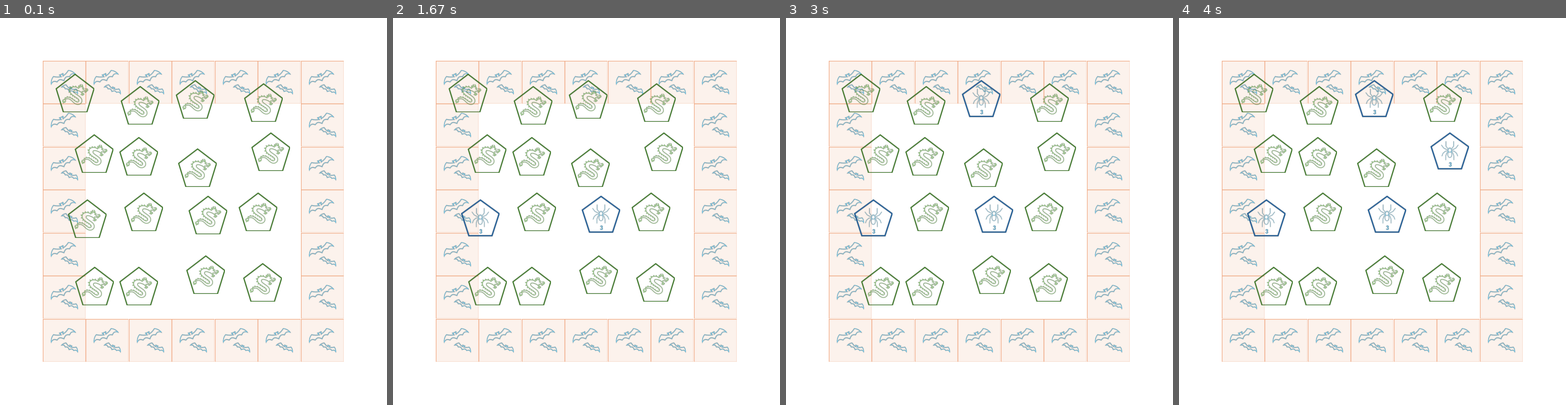
Above: before the commit, frames 1-4 (left to right).
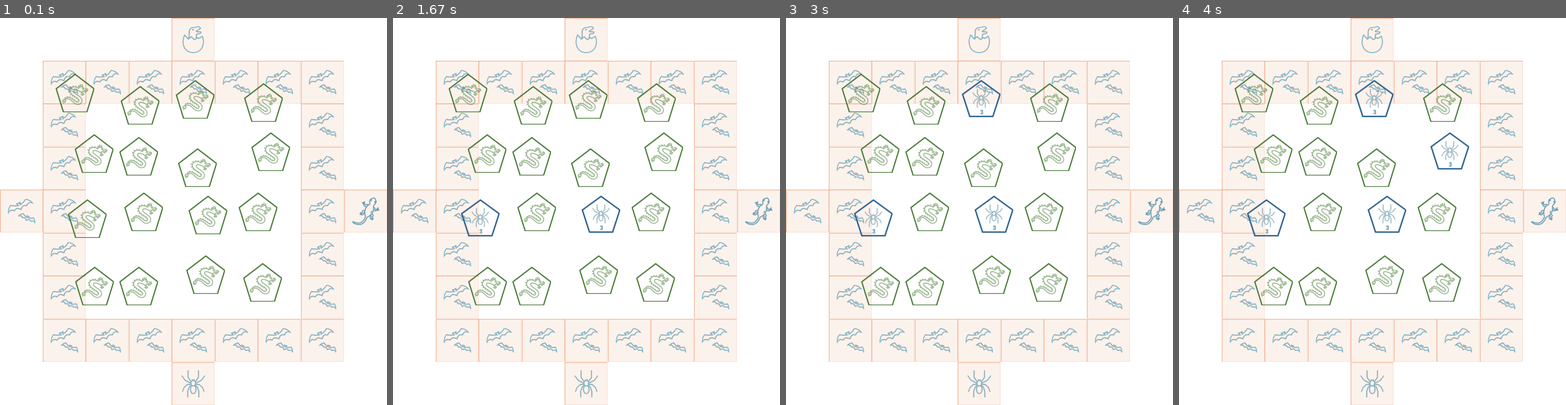
Above: after the commit, the same moments.

Repository: DesmondChongQiXiang/FIT3077
Game: pygame game, started from Sprint2_Game/main.py
Two runs of this game, one before a commit and one after it. Both use one fixed random seed, a clock stepped at 60 frames per second and the inputs below.
Inputs (mouse positions are in pixels of both pictures, inside the frame that each line leads up to):
- Up to frame 1 (0.1 s): no input
- Up to frame 2 (1.67 s): click (586, 211) at 0.38 s; click (493, 215) at 0.72 s; click (466, 153) at 1.05 s; click (729, 346) at 1.38 s
- Up to frame 3 (3 s): click (987, 79) at 1.72 s; click (960, 312) at 2.05 s; click (967, 145) at 2.38 s; click (925, 130) at 2.72 s
- Up to frame 4 (4 s): click (1473, 176) at 3.05 s; click (1492, 203) at 3.38 s; click (1453, 141) at 3.72 s

The runs differ from the first frame. In frame 1, 0.8% of the frame differs, in the area x 0-100%, y 0-100%; in frame 2, 0.8%; in frame 3, 0.8%; in frame 4, 0.8%.

Commit message:
default game board can now draw starting tiles

Diff:
--- a/Sprint2_Game/game_objects/game_board/DefaultGameBoard.py
+++ b/Sprint2_Game/game_objects/game_board/DefaultGameBoard.py
@@ -101,16 +101,29 @@
 
         draw_instructions: list[DrawAssetInstruction] = []
 
-        # setting draw data in clockwise pattern, starting at top left
+        # setting draw data in clockwise pattern (including starting tiles), starting at top left
         i_top, i_right, i_bottom = DefaultGameBoard.DIMENSION_CELL_COUNT, DefaultGameBoard.DIMENSION_CELL_COUNT * 2 - 1, DefaultGameBoard.DIMENSION_CELL_COUNT * 3 - 2
         i_offset = 0
         for i, tile in enumerate(self.__main_tile_sequence):
             i = i - i_offset
 
-            if tile in self.__starting_tiles_set:  # don't draw starting tiles
+            # setting draw data for starting tiles
+            if tile in self.__starting_tiles_set:
                 i_offset += 1
+                if i < i_top:  # draw for top row
+                    tile.set_draw_data(TileDrawData((int(main_x0 + square_size * i), int(main_y0 - square_size)), (int(square_size), int(square_size))))
+                elif i < i_right:  # draw right column
+                    factor: int = i - i_top + 1
+                    tile.set_draw_data(TileDrawData((int(main_x1), int(main_y0 + square_size * factor)), (int(square_size), int(square_size))))
+                elif i < i_bottom:  # draw bottom column
+                    factor: int = i - i_right + 1
+                    tile.set_draw_data(TileDrawData((int(main_x1 - square_size * (factor + 1)), int(main_y1)), (int(square_size), int(square_size))))
+                else:  # draw left column
+                    factor: int = i - i_bottom + 1
+                    tile.set_draw_data(TileDrawData((int(main_x0 - square_size), int(main_y1 - square_size * (factor + 1))), (int(square_size), int(square_size))))
                 continue
 
+            # setting draw data for main tile sequence
             if i < i_top:  # draw top row
                 tile.set_draw_data(TileDrawData((int(main_x0 + square_size * i), main_y0), (int(square_size), int(square_size))))
             elif i < i_right:  # draw right column
--- a/Sprint2_Game/main.py
+++ b/Sprint2_Game/main.py
@@ -21,14 +21,15 @@
     # ============= GAME CONFIG ==============
     playable_characters: list[PlayableCharacter] = [Dragon(), Dragon(), Dragon(), Dragon()]
     tiles: list[Tile] = []
-    starting_tiles: list[Tile] = [CaveTile(Animal.BABY_DRAGON), CaveTile(Animal.BABY_DRAGON)]
+    starting_tiles: list[Tile] = [NormalTile(Animal.BABY_DRAGON), NormalTile(Animal.SALAMANDER), NormalTile(Animal.SPIDER), NormalTile(Animal.BAT)]
     chit_cards: list[ChitCard] = generate_chit_cards_for_default_game_board()
 
     for _ in range(24):
         tiles.append(NormalTile(Animal.BAT))
 
-    game_board: GameBoard = DefaultGameBoard(tiles, [(starting_tiles[0], tiles[0])])
-
+    game_board: GameBoard = DefaultGameBoard(
+        tiles, [(starting_tiles[0], tiles[3]), (starting_tiles[1], tiles[9]), (starting_tiles[2], tiles[15]), (starting_tiles[3], tiles[21])]
+    )
 
     # ============ GAME INSTANCE =============
     world = GameWorld(playable_characters, chit_cards, game_board)
